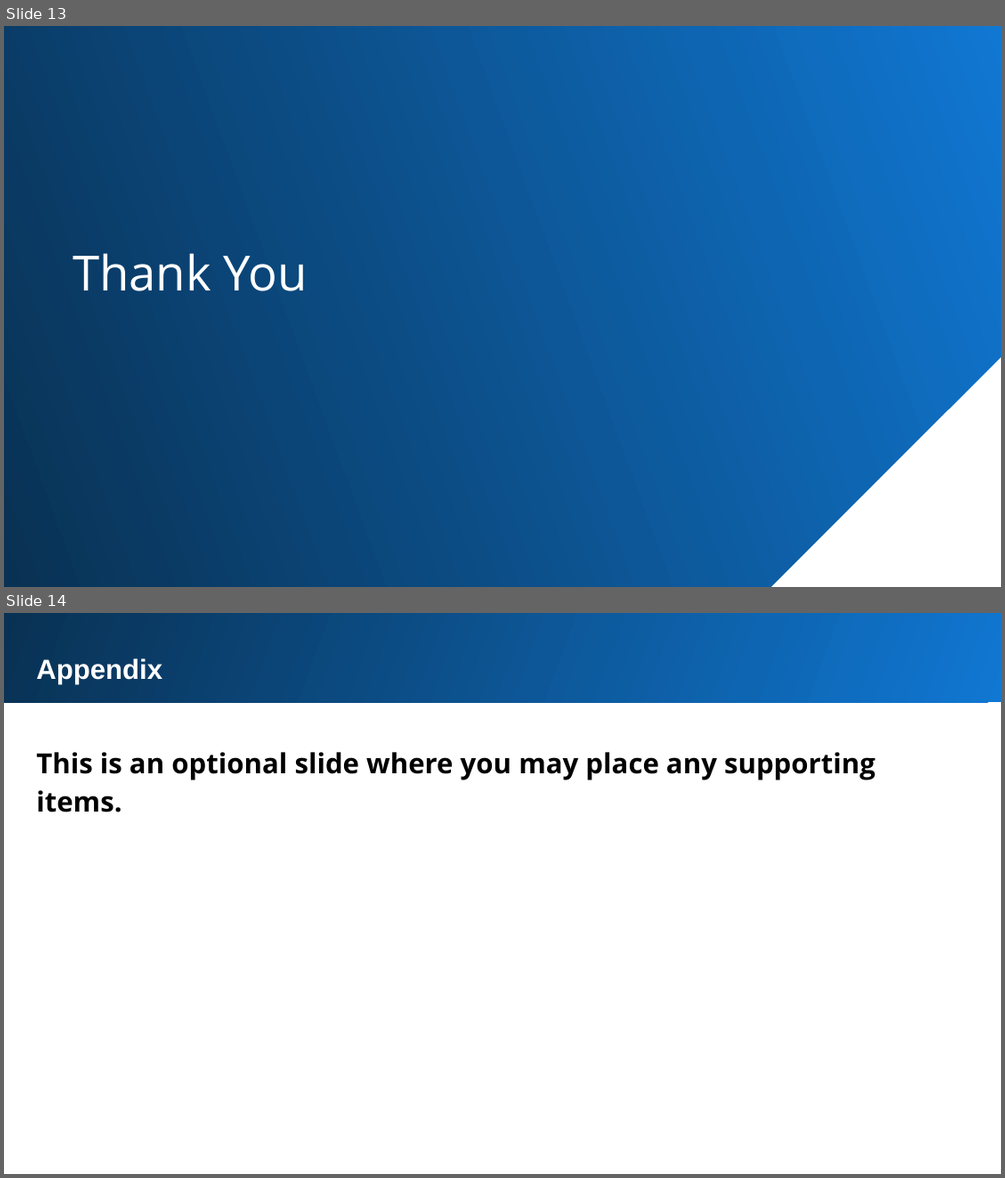
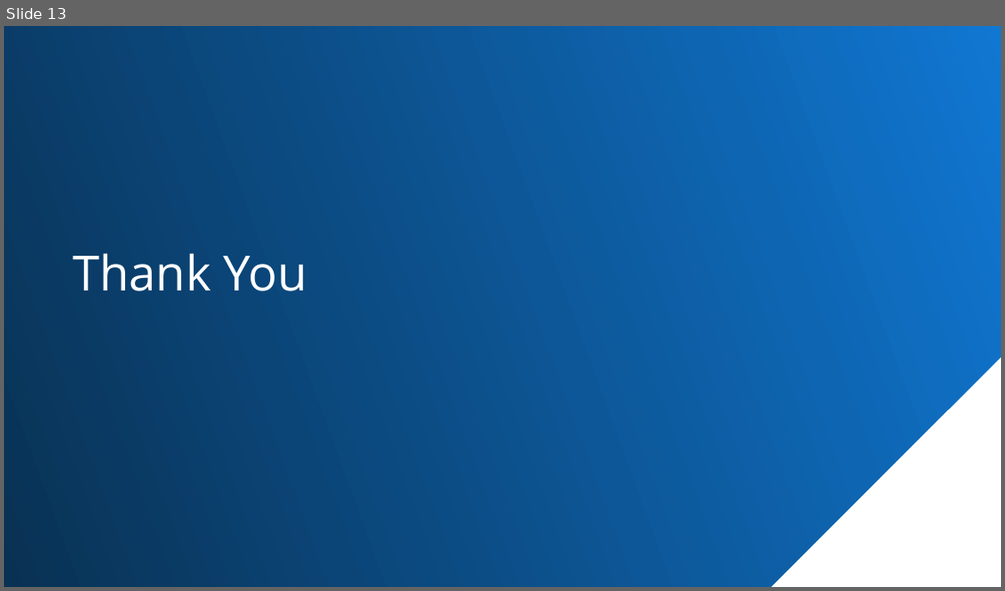
Before and after one commit to arunsacharyadev/KPMG_virtual_internship, a slide deck: Task 2(Data Insights)/KPMG Task 2.pptx. Shown one above the other, each under a label of ours: slides 13 and 14 before the commit, slide 13 after it. The pictures are 1005x1178 and 1005x591 pixels, drawn with LibreOffice and Linux fonts; fonts in the diff are those of the drawing. Boxes give left, top, right and bottom in pixels: in the first picture for what was removed or moved away, otherwise in the second. Text is boxed around its words. In the diff, an @@ line names an element or a change of style, - is before the commit and + after.

```diff
--- a/Task 2(Data Insights)/KPMG Task 2.pptx
+++ b/Task 2(Data Insights)/KPMG Task 2.pptx
@@ slide 14 removed at bbox=[4, 613, 1001, 1174], background #FFFFFF @@
@@ rectangle removed at bbox=[4, 613, 1001, 703] @@
@@ text removed at bbox=[36, 658, 162, 684] @@
-Appendix
@@ text removed at bbox=[36, 752, 875, 812] @@
-This is an optional slide where you may place any supporting items.
```
Also in this commit, not shown: 8 slides changed, 1 slide added, 1 other file.
